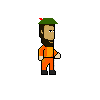
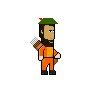
Layered file, before and after one edit (100px x 100px). Changes by layer:
added layer "Layer 9" over (x1=30, y1=37, x2=58, y2=65)
